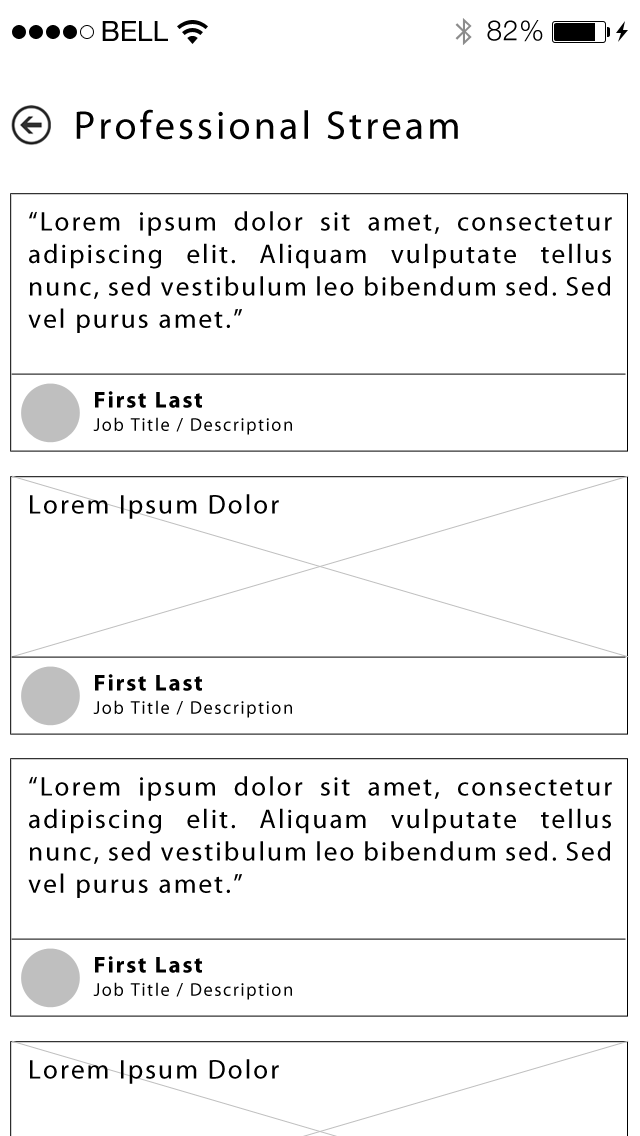
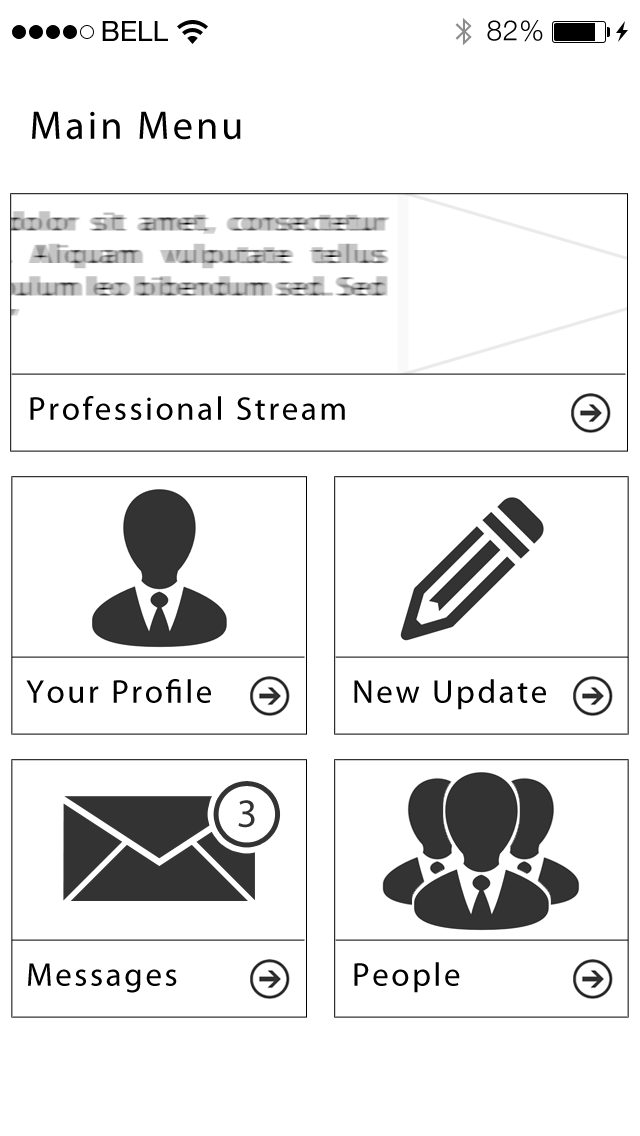
Layer changes from the first 640 × 1136 image to the second:
added group "main menu" with 47 layers above "professional stream" over [10, 111, 629, 1018]
added group "Group 3 copy 10" with 10 layers in group "main menu" over [11, 194, 627, 443]
added layer "Shape 4 copy" (1st of 5, in "main menu" › "Group 3 copy 10") in group "Group 3 copy 10" over [11, 194, 627, 374]
added layer "Shape 1" (1st of 9, in "main menu" › "Group 3 copy 10") in group "Group 3 copy 10" over [11, 194, 627, 443]
added group "Group 5 copy" with 15 layers in group "main menu" over [10, 476, 629, 735]
added group "Group 3 copy 9" (1st of 2, in "main menu" › "Group 5 copy") with 5 layers in group "Group 5 copy" over [10, 476, 307, 735]
added layer "Layer 3 copy 3" (multiply) in group "Group 3 copy 9" over [80, 489, 239, 648]
added layer "Shape 1" (2nd of 9, in "main menu" › "Group 5 copy" › "Group 3 copy 9") in group "Group 3 copy 9" over [11, 476, 307, 735]
added group "Group 3 copy 8" (1st of 2, in "main menu" › "Group 5 copy") with 8 layers in group "Group 5 copy" over [334, 476, 629, 735]
added layer "Shape 1" (3rd of 9, in "main menu" › "Group 5 copy" › "Group 3 copy 8") in group "Group 3 copy 8" over [334, 476, 629, 735]
added group "Group 5 copy 2" with 18 layers in group "main menu" over [10, 759, 629, 1018]
added group "Group 3 copy 9" (2nd of 2, in "main menu" › "Group 5 copy 2") with 9 layers in group "Group 5 copy 2" over [10, 759, 307, 1018]
added layer "Shape 1" (4th of 9, in "main menu" › "Group 5 copy 2" › "Group 3 copy 9") in group "Group 3 copy 9" over [11, 759, 307, 1018]
added group "Group 3 copy 8" (2nd of 2, in "main menu" › "Group 5 copy 2") with 7 layers in group "Group 5 copy 2" over [334, 759, 629, 1018]
added layer "Shape 1" (5th of 9, in "main menu" › "Group 5 copy 2" › "Group 3 copy 8") in group "Group 3 copy 8" over [334, 759, 629, 1018]
hid group "professional stream" (47 layers) over [10, 105, 629, 1136]
…and 24 more changes (24 added)
